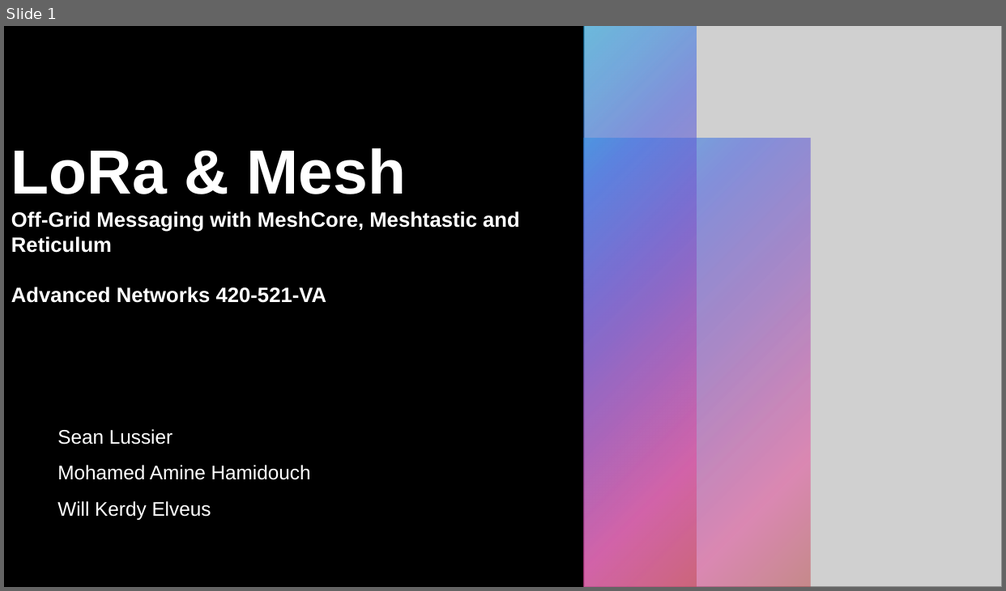
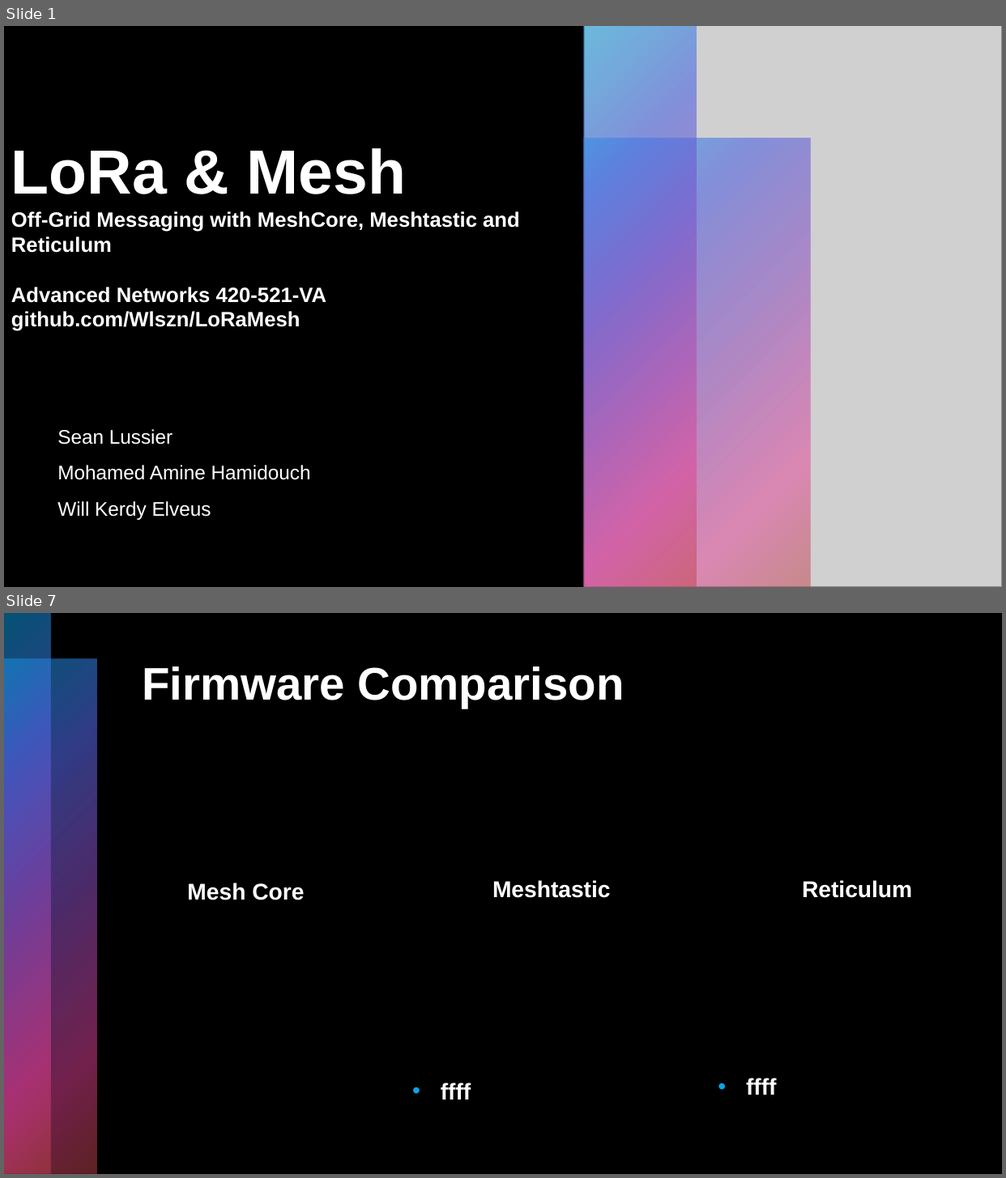
Before and after one commit to Wlszn/LoRaMesh, a slide deck: slides/LoRaPresentation.pptx. Shown one above the other, each under a label of ours: slide 1 before the commit, slides 1 and 7 after it; the slides between them are not shown. The pictures are 1006x591 and 1006x1178 pixels, drawn with LibreOffice and Linux fonts; fonts in the diff are those of the drawing; grey boxes stand for pictures. Boxes give left, top, right and bottom in pixels: in the first picture for what was removed or moved away, otherwise in the second. Text is boxed around its words. In the diff, an @@ line names an element or a change of style, - is before the commit and + after.

```diff
--- a/slides/LoRaPresentation.pptx
+++ b/slides/LoRaPresentation.pptx
@@ slide 7 added at (4,613,1002,1174), background #000000 @@
@@ rectangle added at (4,613,50,1174), fill gradient #0BA5E8 to #5066E1 to #894EC0 to #E54196 to #BE4449 @@
@@ rectangle added at (4,659,97,1174), fill gradient #0BA5E8 to #5066E1 to #894EC0 to #E54196 to #BE4449 @@
@@ title added at (142,666,624,708), 44 pt, text #FFFFFF, bold @@
+Firmware Comparison
@@ text added at (187,883,304,901), 22 pt, text #FFFFFF, bold @@
+Mesh Core
@@ text added at (492,880,611,898), 22 pt, text #FFFFFF, bold @@
+Meshtastic
@@ text added at (802,880,912,898), 22 pt, text #FFFFFF, bold @@
+Reticulum
@@ text added at (441,1083,471,1100), 22 pt, text #FFFFFF, bold @@
+• ffff
@@ text added at (746,1078,776,1095), 22 pt, text #FFFFFF, bold @@
+• ffff
@@ slide 1 changed as well @@
@@ title at (11,148,520,331): text changed @@
-LoRa & Mesh
-Off-Grid Messaging with MeshCore, Meshtastic and Reticulum
-Advanced Networks 420-521-VA
+LoRa & Mesh
+Off-Grid Messaging with MeshCore, Meshtastic and Reticulum
+Advanced Networks 420-521-VA
+github.com/Wlszn/LoRaMesh
```
Also in this commit, not shown: 5 other slides added.
